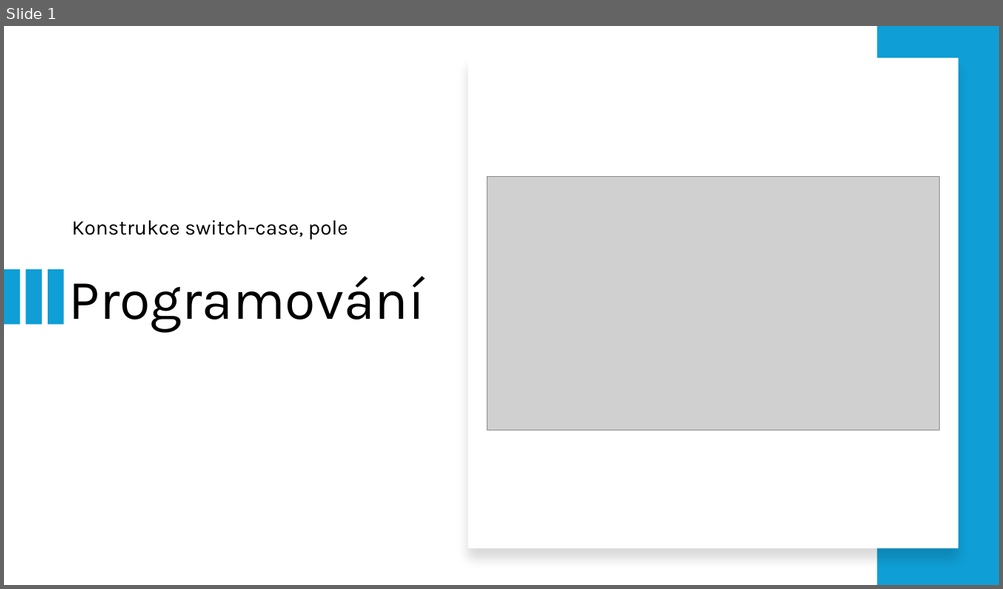
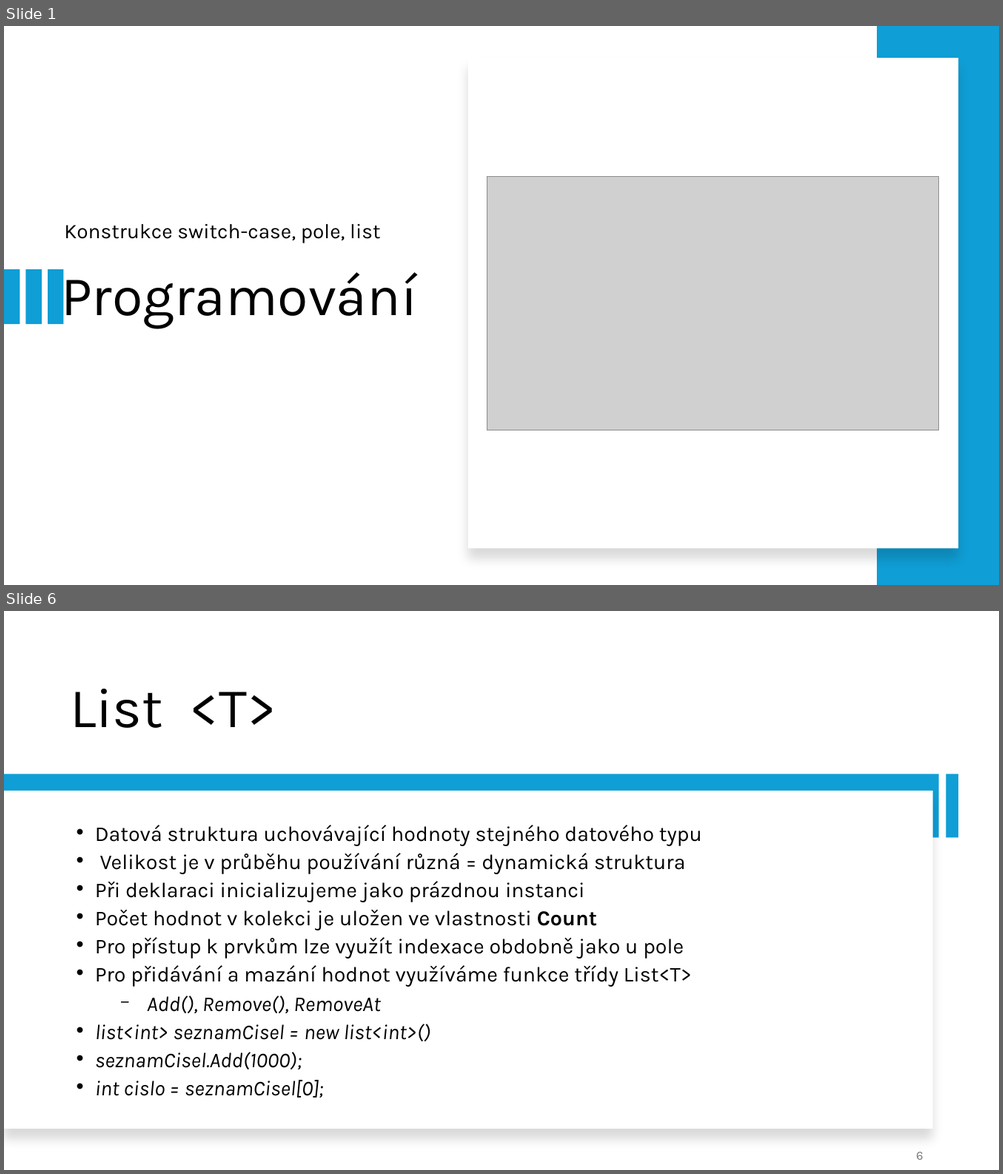
Before and after one commit to dawissl/hradebni, a slide deck: Prezentace/1. ročník/PGM_07_pole_switch_case.pptx. Shown one above the other, each under a label of ours: slide 1 before the commit, slides 1 and 6 after it; the slides between them are not shown. The pictures are 1003x589 and 1003x1174 pixels, drawn with LibreOffice and Linux fonts; fonts in the diff are those of the drawing; grey boxes stand for pictures. Boxes give left, top, right and bottom in pixels: in the first picture for what was removed or moved away, otherwise in the second. Text is boxed around its words. In the diff, an @@ line names an element or a change of style, - is before the commit and + after.

```diff
--- a/Prezentace/1. ročník/PGM_07_pole_switch_case.pptx
+++ b/Prezentace/1. ročník/PGM_07_pole_switch_case.pptx
@@ slide 6 added at (x1=4, y1=611, x2=999, y2=1170), background #FFFFFF @@
@@ title added at (x1=70, y1=689, x2=276, y2=728), 54 pt, text #000000 @@
+List <T>
@@ rectangle added at (x1=4, y1=775, x2=939, y2=838), fill #0F9ED5 @@
@@ rectangle added at (x1=945, y1=775, x2=959, y2=838), fill #0F9ED5 @@
@@ rectangle added at (x1=4, y1=791, x2=933, y2=1130), fill #FFFFFF @@
@@ text added at (x1=95, y1=825, x2=702, y2=1098), 20.4 pt, text #000000 @@
+• Datová struktura uchovávající hodnoty stejného datového typu
+• Velikost je v průběhu používání různá = dynamická struktura
+• Při deklaraci inicializujeme jako prázdnou instanci
+• Počet hodnot v kolekci je uložen ve vlastnosti Count
+• Pro přístup k prvkům lze využít indexace obdobně jako u pole
+• Pro přidávání a mazání hodnot využíváme funkce třídy List<T>
+  − Add(), Remove(), RemoveAt
+• list<int> seznamCisel = new list<int>()
+• seznamCisel.Add(1000);
+• int cislo = seznamCisel[0];
@@ page number added at (x1=916, y1=1152, x2=923, y2=1160), 12 pt, text #787878 @@
+6
@@ slide 1 changed as well @@
@@ subtitle at (x1=64, y1=224, x2=380, y2=244): text changed @@
-Konstrukce switch-case, pole
+Konstrukce switch-case, pole, list
@@ title "Programování" rewrapped from (x1=68, y1=276, x2=424, y2=333) to (x1=61, y1=269, x2=417, y2=329) @@
```
Also in this commit, not shown: 5 other slides added, 7 other files.
